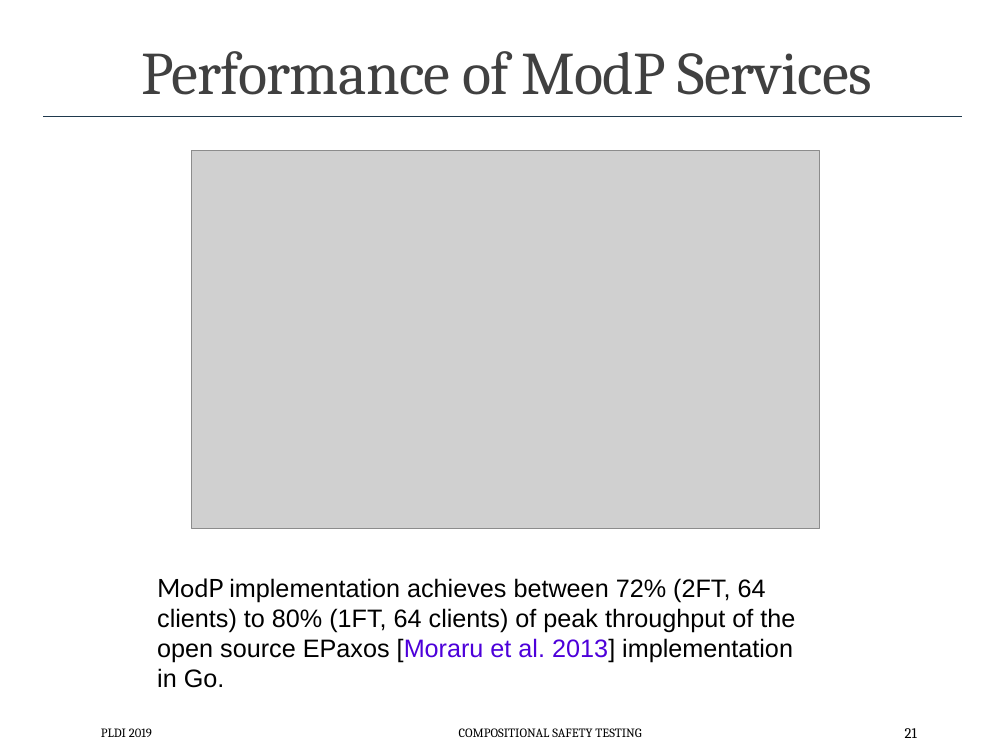
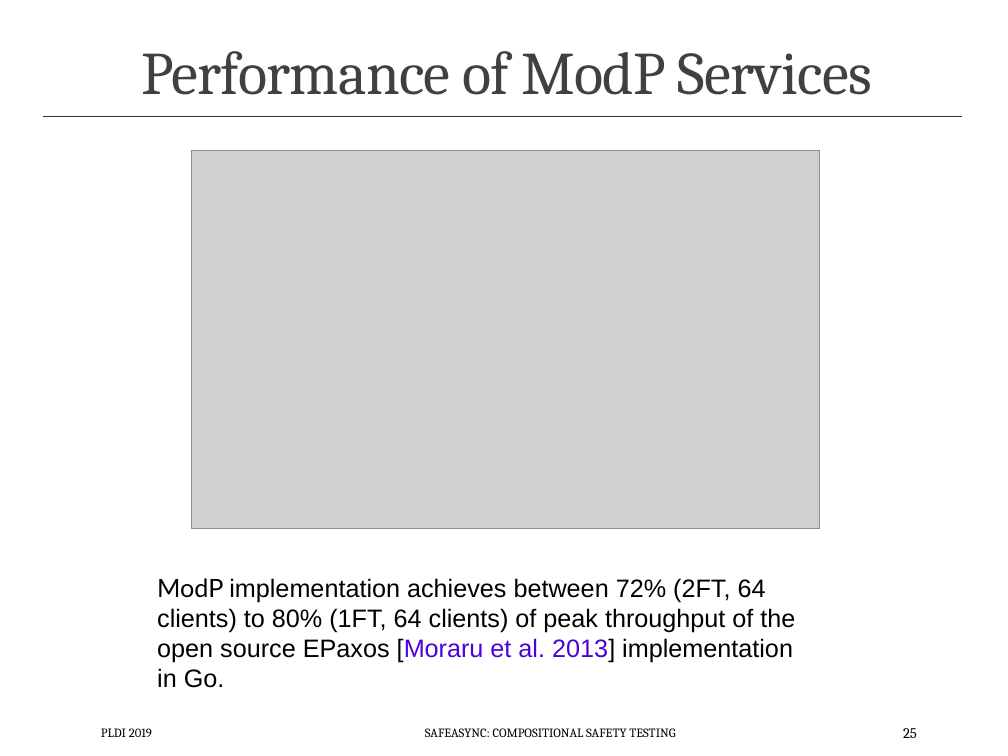
Before and after one commit to p-org/plditutorial, a slide deck: slide 25 of Presentations/CompositionalSafetyTesting.pptx (slide 21 before the commit). Drawn at 1008x756 pixels with LibreOffice and Linux fonts; fonts in the diff are those of the drawing; grey boxes stand for pictures. Boxes give left, top, right and bottom in pixels: in the first picture for what was removed or moved away, otherwise in the second. Text is boxed around its words. In the diff, an @@ line names an element or a change of style, - is before the commit and + after.

Commit message:
fixed the CompositionalSafetyTesting

```diff
--- a/Presentations/CompositionalSafetyTesting.pptx
+++ b/Presentations/CompositionalSafetyTesting.pptx
@@ text at [425, 728, 675, 737]: text changed @@
-COMPOSITIONAL SAFETY TESTING
+SAFEASYNC: COMPOSITIONAL SAFETY TESTING
@@ page number at [903, 728, 917, 738]: text changed @@
-21
+25
```
Also in this commit, not shown: 19 other slides changed, 5 slides added.
